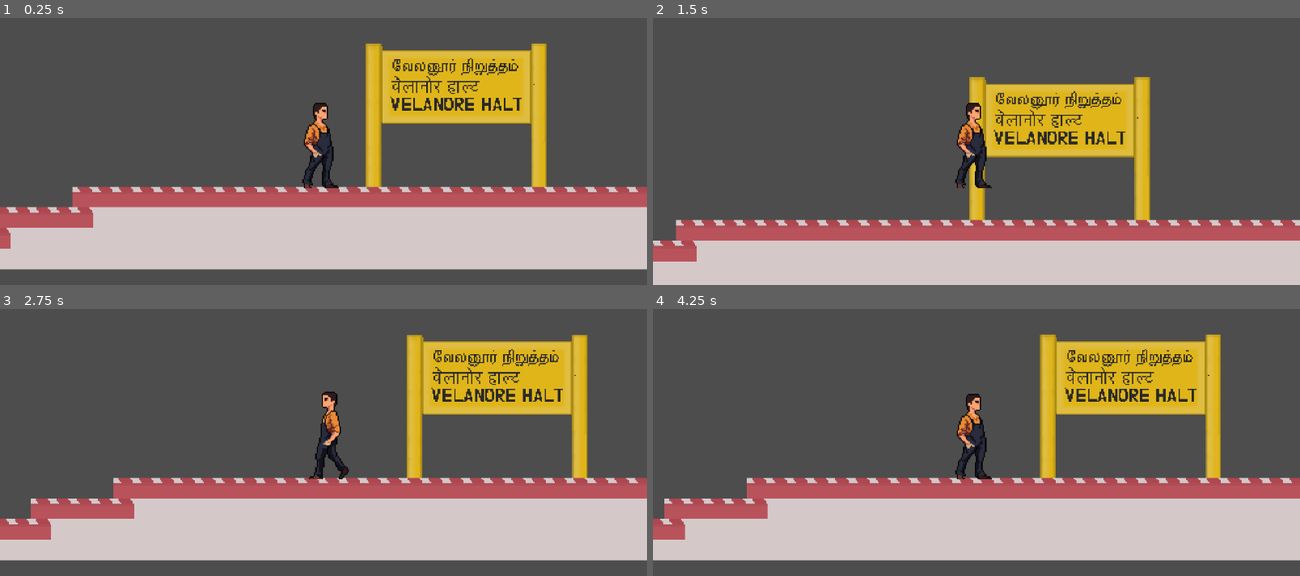
Above: before the commit, frames 1-4 (two rows, left to right).
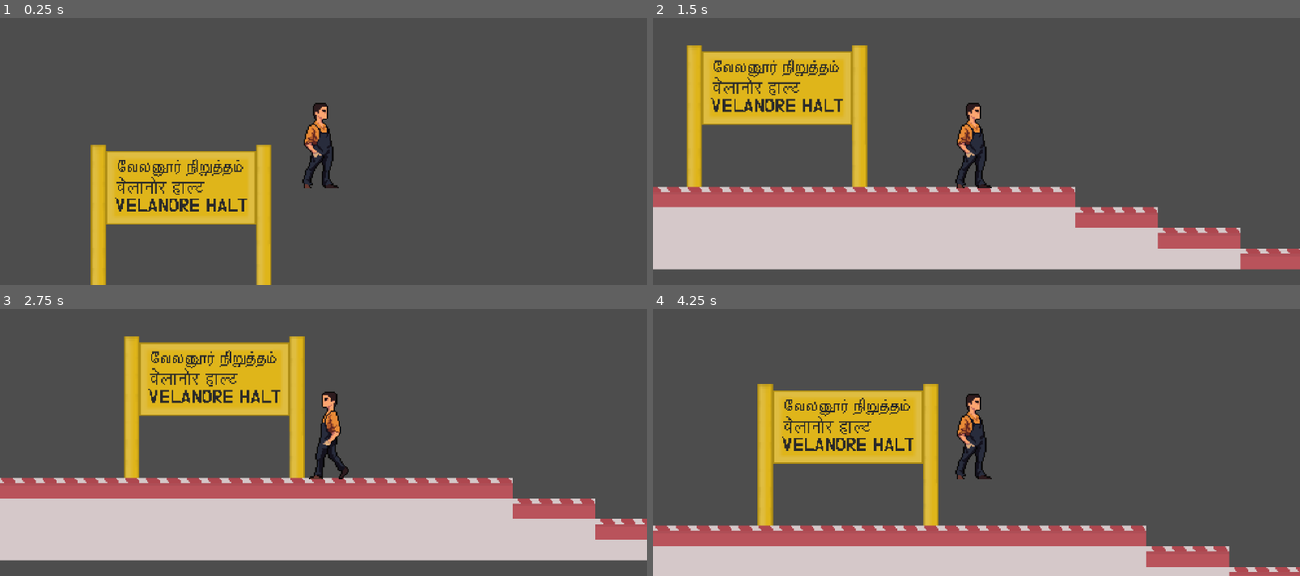
Above: after the commit, the same moments.

Repository: nareshkarthigeyan/velanorehalt
Game: Godot game, scene res://Main.tscn
Two runs of this game, one before a commit and one after it. Both use one fixed random seed, a clock stepped at 60 frames per second and the inputs below.
Inputs (mouse positions are in pixels of both pictures, inside the frame that each line leads up to):
- Up to frame 1 (0.25 s): no input
- Up to frame 2 (1.5 s): tap Enter (ui_accept) at 0.5, 0.77 s; move the mouse to (1118, 84) at 0.52 s; hold Right (ui_right) from 0.53 s (still down); click (1118, 84) at 0.67 s; move the mouse to (847, 122) at 1.27 s
- Up to frame 3 (2.75 s): tap Enter (ui_accept) at 1.52 s; move the mouse to (388, 314) at 2.02 s; release Right (ui_right) at 2.03 s; hold Left (ui_left) from 2.03 s (still down)
- Up to frame 4 (4.25 s): move the mouse to (944, 466) at 2.77 s; release Left (ui_left) at 2.78 s; hold Right (ui_right) from 2.78 s (still down); click (944, 466) at 2.92 s; tap Enter (ui_accept) at 3.02, 3.77 s; move the mouse to (1170, 447) at 3.52 s

The runs differ from the first frame. In frame 1, 43% of the frame differs, in the area x 0-100%, y 9-100%; in frame 2, 40%; in frame 3, 26%; in frame 4, 48%.

Commit message:
station assets update + shop art

Diff:
--- a/Main.tscn
+++ b/Main.tscn
@@ -1,9 +1,12 @@
-[gd_scene load_steps=5 format=3 uid="uid://5xiceg4sypgu"]
+[gd_scene load_steps=6 format=3 uid="uid://5xiceg4sypgu"]
 
 [ext_resource type="Script" uid="uid://bcigptwry1wtg" path="res://Scripts/main.gd" id="1_fos0i"]
 [ext_resource type="PackedScene" uid="uid://bvmhupud5dkr0" path="res://Train/Train.tscn" id="1_r0du0"]
 [ext_resource type="PackedScene" uid="uid://cy7hdw0ifr3x5" path="res://Station/Station.tscn" id="3_fos0i"]
 [ext_resource type="PackedScene" uid="uid://bkjblgr1qthon" path="res://Player/player.tscn" id="4_cm0pq"]
+
+[sub_resource type="WorldBoundaryShape2D" id="WorldBoundaryShape2D_cm0pq"]
+distance = -92.0
 
 [node name="Main" type="Node2D"]
 script = ExtResource("1_fos0i")
@@ -19,9 +22,15 @@
 
 [node name="player" parent="." instance=ExtResource("4_cm0pq")]
 z_index = 2
-position = Vector2(307, 191)
+position = Vector2(6392, 92)
 
 [node name="Camera2D" type="Camera2D" parent="player"]
 position = Vector2(3.33331, -23.3333)
 offset = Vector2(0, -43.3)
 zoom = Vector2(2.3, 2.3)
+
+[node name="StaticBody2D" type="StaticBody2D" parent="."]
+
+[node name="CollisionShape2D" type="CollisionShape2D" parent="StaticBody2D"]
+position = Vector2(-34, 171)
+shape = SubResource("WorldBoundaryShape2D_cm0pq")
--- a/Scripts/main.gd
+++ b/Scripts/main.gd
@@ -23,5 +23,5 @@
 	else:
 		push_error("❌ Train instance is missing the Train.gd script!")
 
-	await get_tree().create_timer(180).timeout
+	await get_tree().create_timer(300).timeout
 	spawn_train()
--- a/Scripts/player.gd
+++ b/Scripts/player.gd
@@ -1,8 +1,8 @@
 extends CharacterBody2D
 
 const WALK_SPEED = 100.0
-const RUN_SPEED = 300.0
-const JUMP_VELOCITY = -500.0
+const RUN_SPEED = 350.0
+const JUMP_VELOCITY = -300.0
 const DOUBLE_TAP_TIME = 0.3  # in seconds
 
 @onready var anim = $AnimatedSprite2D
@@ -48,7 +48,7 @@
 		Input.action_release("ui_right")
 		Input.action_release("ui_accept")
 
-		#TEMP
+# END OF TEMP
 
 func _physics_process(delta: float) -> void:
 	var current_time = Time.get_ticks_msec() / 1000.0  # Convert to seconds
--- a/Scripts/train.gd
+++ b/Scripts/train.gd
@@ -7,7 +7,7 @@
 var current_speed: float = 0.0
 var target_speed: float = 0.0
 var state: String = "idle"
-var wait_timer: float = 25.0
+var wait_timer: float = 60.0
 var stop_position_x: float = 0.0
 
 @onready var whistle = $Sprite2D/WhistleSound
--- a/Station/Station.tscn
+++ b/Station/Station.tscn
@@ -7,8 +7,10 @@
 texture = ExtResource("1_dnvvb")
 0:0/size_in_atlas = Vector2i(6, 3)
 0:0/0 = 0
-6:0/size_in_atlas = Vector2i(9, 7)
-6:0/0 = 0
+8:0/size_in_atlas = Vector2i(9, 7)
+8:0/0 = 0
+0:5/size_in_atlas = Vector2i(8, 6)
+0:5/0 = 0
 
 [sub_resource type="TileSet" id="TileSet_oy5xo"]
 sources/1 = SubResource("TileSetAtlasSource_5cbuf")
@@ -24,21 +26,21 @@
 physics_layer_0/collision_layer = 1
 sources/0 = SubResource("TileSetAtlasSource_na7ix")
 
-[sub_resource type="TileSetAtlasSource" id="TileSetAtlasSource_dnvvb"]
+[sub_resource type="TileSetAtlasSource" id="TileSetAtlasSource_8d8p6"]
 texture = ExtResource("1_dnvvb")
-6:7/0 = 0
-14:7/0 = 0
 0:0/size_in_atlas = Vector2i(6, 3)
 0:0/0 = 0
+0:8/size_in_atlas = Vector2i(9, 9)
+0:8/0 = 0
 
-[sub_resource type="TileSet" id="TileSet_ct0gp"]
-sources/0 = SubResource("TileSetAtlasSource_dnvvb")
+[sub_resource type="TileSet" id="TileSet_6lrbu"]
+sources/0 = SubResource("TileSetAtlasSource_8d8p6")
 
 [node name="Station" type="Node2D"]
 
 [node name="SignBoard" type="TileMapLayer" parent="."]
 y_sort_enabled = true
-tile_map_data = PackedByteArray("AAANAPz/AQAGAAAAAAB8Afz/AQAGAAAAAACbAPz/AAAEAAAAAADBAPz/AQAGAAAAAAA=")
+tile_map_data = PackedByteArray("AAANAPz/AQAIAAAAAAB8Afz/AQAIAAAAAADBAPz/AQAIAAAAAAA=")
 tile_set = SubResource("TileSet_oy5xo")
 
 [node name="station" type="TileMapLayer" parent="."]
@@ -47,5 +49,5 @@
 tile_set = SubResource("TileSet_dnvvb")
 
 [node name="TileMapLayer" type="TileMapLayer" parent="."]
-tile_map_data = PackedByteArray("AABKAP7/AAAAAAAAAABQAP7/AAA …(175 unchanged characters)… AAAAAAAAAvAP7/AAAAAAAAAAA1AP7/AAAAAAAAAAA=")
-tile_set = SubResource("TileSet_ct0gp")
+tile_map_data = PackedByteArray("AABKAP7/AAAAAAAAAABQAP7/AAA …(175 unchanged characters)… AAAAAAAAAvAP7/AAAAAAAAAAA1AP7/AAAAAAAAAABhAP3/AAAAAAUAAAAQAfz/AAAAAAgAAABmAPz/AAAAAAgAAAA=")
+tile_set = SubResource("TileSet_6lrbu")
--- a/Train/Train.tscn
+++ b/Train/Train.tscn
@@ -7,26 +7,12 @@
 [ext_resource type="AudioStream" uid="uid://bhe1xsjp5x4yi" path="res://Train/Locomotive/engine_sound.mp3" id="5_gcxuc"]
 
 [node name="Train" type="Node2D"]
-scale = Vector2(2, 2)
+position = Vector2(0, -13)
+scale = Vector2(2.5, 2.5)
 script = ExtResource("1_c2x1l")
 
-[node name="Coach17" parent="." instance=ExtResource("2_kuf58")]
-position = Vector2(4693, 5)
-
-[node name="Coach15" parent="." instance=ExtResource("2_kuf58")]
-position = Vector2(4159, 5)
-
-[node name="Coach13" parent="." instance=ExtResource("2_kuf58")]
-position = Vector2(3625, 5)
-
-[node name="Coach14" parent="." instance=ExtResource("2_kuf58")]
-position = Vector2(3892, 5)
-
-[node name="Coach" parent="." instance=ExtResource("2_kuf58")]
-position = Vector2(421, 5)
-
 [node name="Sprite2D" type="Sprite2D" parent="."]
-position = Vector2(143, -1)
+position = Vector2(143.2, -5.2)
 scale = Vector2(0.9375, 0.9375)
 texture = ExtResource("3_ydxb6")
 
@@ -43,38 +29,53 @@
 max_distance = 4096.0
 attenuation = 3.03143
 
+[node name="Coach17" parent="." instance=ExtResource("2_kuf58")]
+position = Vector2(4693.2, 0.799999)
+
+[node name="Coach15" parent="." instance=ExtResource("2_kuf58")]
+position = Vector2(4159.2, 0.799999)
+
+[node name="Coach13" parent="." instance=ExtResource("2_kuf58")]
+position = Vector2(3625.2, 0.799999)
+
+[node name="Coach14" parent="." instance=ExtResource("2_kuf58")]
+position = Vector2(3892.2, 0.799999)
+
+[node name="Coach" parent="." instance=ExtResource("2_kuf58")]
+position = Vector2(421.2, 0.799999)
+
 [node name="Coach2" parent="." instance=ExtResource("2_kuf58")]
-position = Vector2(688, 5)
+position = Vector2(688.2, 0.799999)
 
 [node name="Coach3" parent="." instance=ExtResource("2_kuf58")]
-position = Vector2(955, 5)
+position = Vector2(955.2, 0.799999)
 
 [node name="Coach4" parent="." instance=ExtResource("2_kuf58")]
-position = Vector2(1222, 5)
+position = Vector2(1222.2, 0.799999)
 
 [node name="Coach5" parent="." instance=ExtResource("2_kuf58")]
-position = Vector2(1489, 5)
+position = Vector2(1489.2, 0.799999)
 
 [node name="Coach6" parent="." instance=ExtResource("2_kuf58")]
-position = Vector2(1756, 5)
+position = Vector2(1756.2, 0.799999)
 
 [node name="Coach7" parent="." instance=ExtResource("2_kuf58")]
-position = Vector2(2023, 5)
+position = Vector2(2023.2, 0.799999)
 
 [node name="Coach8" parent="." instance=ExtResource("2_kuf58")]
-position = Vector2(2290, 5)
+position = Vector2(2290.2, 0.799999)
 
 [node name="Coach9" parent="." instance=ExtResource("2_kuf58")]
-position = Vector2(2557, 5)
+position = Vector2(2557.2, 0.799999)
 
 [node name="Coach10" parent="." instance=ExtResource("2_kuf58")]
-position = Vector2(2824, 5)
+position = Vector2(2824.2, 0.799999)
 
 [node name="Coach11" parent="." instance=ExtResource("2_kuf58")]
-position = Vector2(3091, 5)
+position = Vector2(3091.2, 0.799999)
 
 [node name="Coach12" parent="." instance=ExtResource("2_kuf58")]
-position = Vector2(3358, 5)
+position = Vector2(3358.2, 0.799999)
 
 [node name="Coach16" parent="." instance=ExtResource("2_kuf58")]
-position = Vector2(4426, 5)
+position = Vector2(4426.2, 0.799999)
Binary file changed: Station/stationDecor.png
Not shown, changed: .DS_Store
